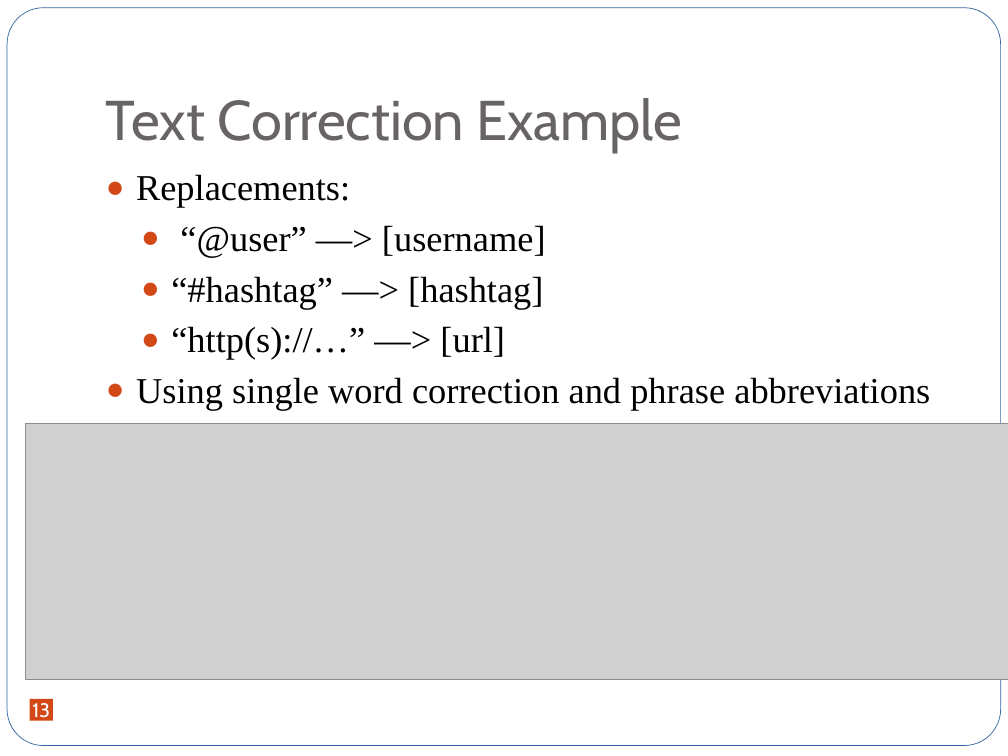
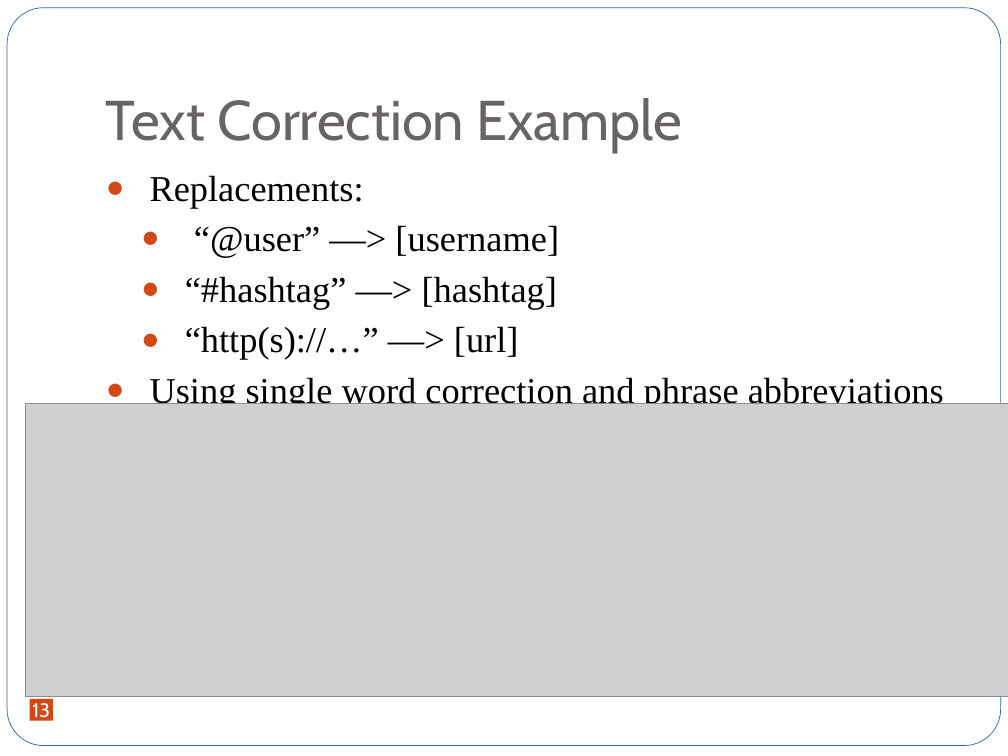
Before and after one commit to jxjzhang/CS246, a slide deck: slide 13 of Tweets purification.pptx. Drawn at 1008x756 pixels with LibreOffice and Linux fonts; fonts in the diff are those of the drawing; grey boxes stand for pictures. Boxes give left, top, right and bottom in pixels: in the first picture for what was removed or moved away, otherwise in the second. Text is boxed around its words. In the diff, an @@ line names an element or a change of style, - is before the commit and + after.

```diff
--- a/Tweets purification.pptx
+++ b/Tweets purification.pptx
@@ text "Replacements:" at (150, 175, 944, 410): indent changed @@
@@ picture: place and size @@
-picture at (25, 423, 1008, 679)
+picture at (25, 403, 1008, 697)
```
Also in this commit, not shown: 11 other slides changed.
